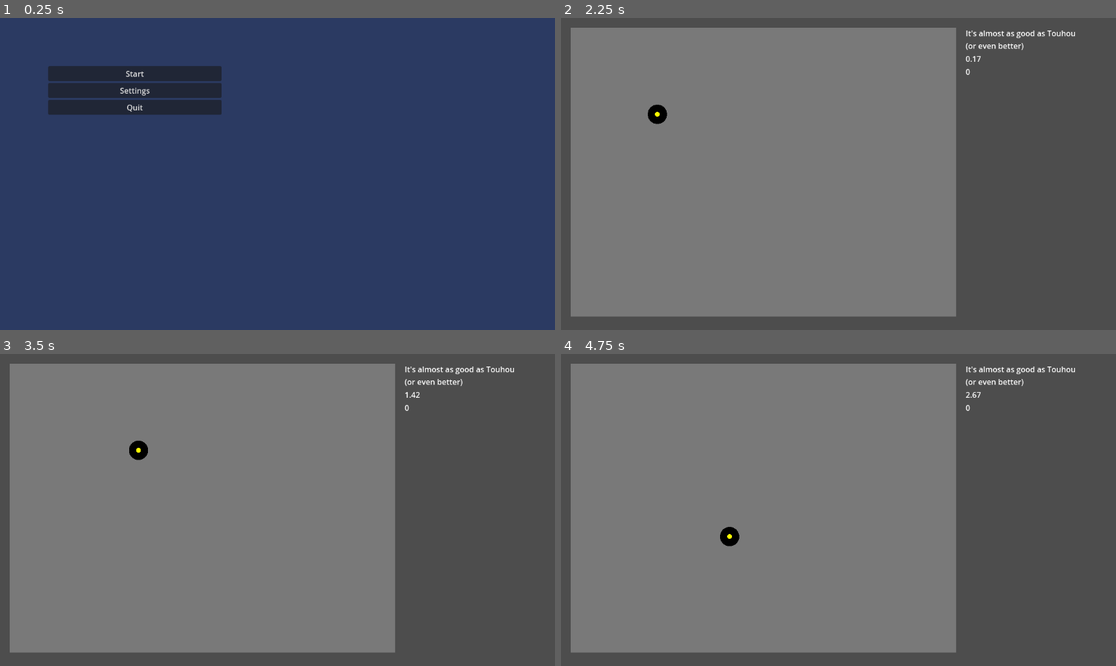
Above: before the commit, frames 1-4 (two rows, left to right).
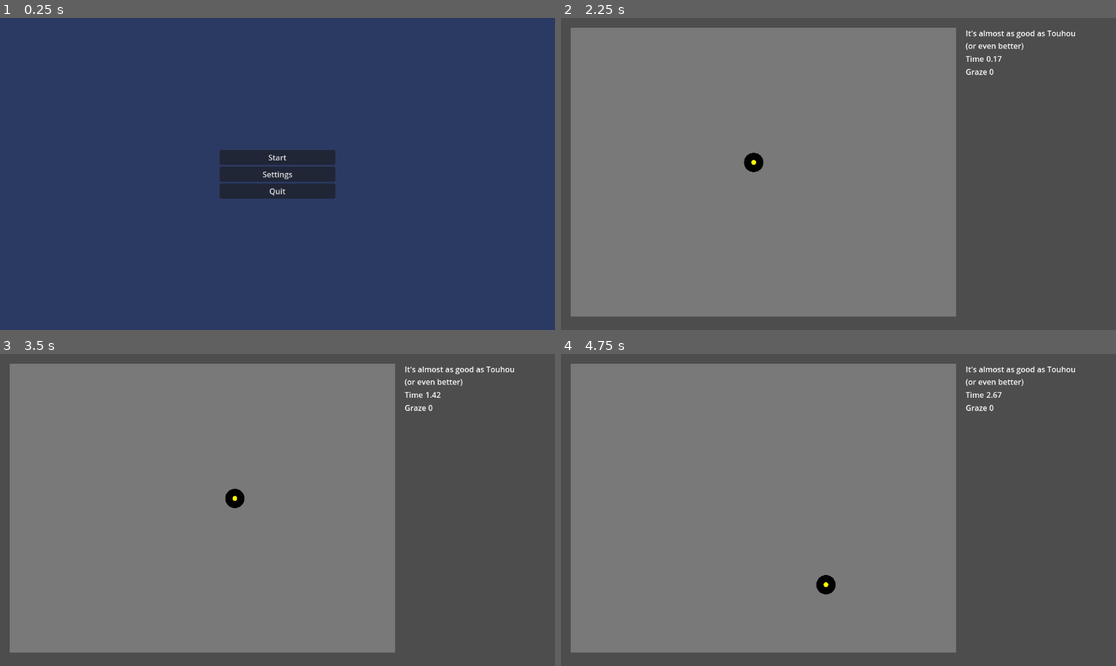
Above: after the commit, the same moments.

Repository: Acithikeih/godot_university_project
Game: Godot game, scene res://scenes/menu.tscn
Same seed, same stepped clock (60 frames per second), same inputs: the game is played once before the commit and once after it.
Inputs:
- Up to frame 1 (0.25 s): no input
- Up to frame 2 (2.25 s): click "Settings" at 0.5 s; click "Back" at 1.25 s; click "Start" at 2 s
- Up to frame 3 (3.5 s): tap Enter at 2.75 s; hold Right (MoveRight) from 2.78 s (still down); hold Shift (Focus) from 2.78 s (still down)
- Up to frame 4 (4.75 s): release Right (MoveRight) at 3.53 s; release Shift (Focus) at 3.53 s; hold Down (MoveDown) 3.53-4.28 s; tap Shift (Focus) at 3.6 s; hold Right (MoveRight) from 4.28 s (still down); hold Shift (Focus) from 4.28 s (still down)

The runs differ from the first frame. In frame 1, 7.4% of the frame differs, in the area x 8-61%, y 15-58%; in frame 2, 0.5%; in frame 3, 0.5%; in frame 4, 0.5%.

Commit message:
Cleanup

Diff:
--- a/scenes/game.tscn
+++ b/scenes/game.tscn
@@ -29,7 +29,7 @@
 position = Vector2(307, 238)
 normal_speed = 250.0
 focused_speed = 125.0
-initial_position = Vector2(200, 200)
+initial_position = Vector2(400, 300)
 graze_radius = 40.0
 player_color = Color(0, 0, 0, 1)
 hitbox_color = Color(1, 1, 0, 1)
@@ -53,11 +53,25 @@
 text = "It's almost as good as Touhou
 (or even better)"
 
-[node name="Time" type="Label" parent="UI/VBoxContainer"]
+[node name="Time" type="HBoxContainer" parent="UI/VBoxContainer"]
+layout_mode = 2
+
+[node name="Key" type="Label" parent="UI/VBoxContainer/Time"]
+layout_mode = 2
+text = "Time"
+
+[node name="Value" type="Label" parent="UI/VBoxContainer/Time"]
 layout_mode = 2
 text = "time"
 
-[node name="Graze" type="Label" parent="UI/VBoxContainer"]
+[node name="Graze" type="HBoxContainer" parent="UI/VBoxContainer"]
+layout_mode = 2
+
+[node name="Key" type="Label" parent="UI/VBoxContainer/Graze"]
+layout_mode = 2
+text = "Graze"
+
+[node name="Value" type="Label" parent="UI/VBoxContainer/Graze"]
 layout_mode = 2
 text = "graze"
 
--- a/scenes/game_over_menu.tscn
+++ b/scenes/game_over_menu.tscn
@@ -19,16 +19,12 @@
 anchor_top = 0.5
 anchor_right = 0.5
 anchor_bottom = 0.5
-offset_left = -20.0
-offset_top = -20.0
-offset_right = 20.0
-offset_bottom = 20.0
+offset_left = -120.0
+offset_top = -42.5
+offset_right = 120.0
+offset_bottom = 42.5
 grow_horizontal = 2
 grow_vertical = 2
-
-[node name="Title" type="Label" parent="VBoxContainer"]
-layout_mode = 2
-text = "you're bad at dodging lol"
 
 [node name="Time" type="HBoxContainer" parent="VBoxContainer"]
 layout_mode = 2
--- a/scenes/menu.tscn
+++ b/scenes/menu.tscn
@@ -21,11 +21,18 @@
 color = Color(0.16862746, 0.22745098, 0.38431373, 1)
 
 [node name="MenuContainer" type="VBoxContainer" parent="."]
-layout_mode = 0
-offset_left = 100.0
-offset_top = 100.0
-offset_right = 460.0
-offset_bottom = 460.0
+layout_mode = 1
+anchors_preset = 8
+anchor_left = 0.5
+anchor_top = 0.5
+anchor_right = 0.5
+anchor_bottom = 0.5
+offset_left = -120.0
+offset_top = -50.5
+offset_right = 120.0
+offset_bottom = 50.5
+grow_horizontal = 2
+grow_vertical = 2
 
 [node name="Start" type="Button" parent="MenuContainer"]
 layout_mode = 2
--- a/scenes/pause_menu.tscn
+++ b/scenes/pause_menu.tscn
@@ -19,17 +19,12 @@
 anchor_top = 0.5
 anchor_right = 0.5
 anchor_bottom = 0.5
-offset_left = -77.5
-offset_top = -64.0
-offset_right = 77.5
-offset_bottom = 64.0
+offset_left = -120.0
+offset_top = -50.5
+offset_right = 120.0
+offset_bottom = 50.5
 grow_horizontal = 2
 grow_vertical = 2
-
-[node name="Label" type="Label" parent="VBoxContainer"]
-layout_mode = 2
-text = "Pause"
-horizontal_alignment = 1
 
 [node name="Resume" type="Button" parent="VBoxContainer"]
 layout_mode = 2
--- a/scenes/settings.tscn
+++ b/scenes/settings.tscn
@@ -14,10 +14,17 @@
 color = Color(0.16862746, 0.22745098, 0.38431373, 1)
 
 [node name="SettingsContainer" type="VBoxContainer" parent="."]
-offset_left = 100.0
-offset_top = 100.0
-offset_right = 460.0
-offset_bottom = 460.0
+anchors_preset = 8
+anchor_left = 0.5
+anchor_top = 0.5
+anchor_right = 0.5
+anchor_bottom = 0.5
+offset_left = -120.0
+offset_top = -96.5
+offset_right = 120.0
+offset_bottom = 96.5
+grow_horizontal = 2
+grow_vertical = 2
 
 [node name="KeyMoveUp" type="HBoxContainer" parent="SettingsContainer"]
 layout_mode = 2
--- a/scripts/game.gd
+++ b/scripts/game.gd
@@ -1,22 +1,24 @@
 extends Node2D
 
+
 @export var play_area_rect = Rect2(20, 20, 800, 600)
+
 
 @onready var background = $Space/Background
 @onready var player = $Space/Clip/Player
 @onready var clip = $Space/Clip
 @onready var projectiles = $Space/Clip/Projectiles
 @onready var source_spawner = $Space/Clip/SourceSpawner
-
-@onready var time_label = $UI/VBoxContainer/Time
-@onready var graze_label = $UI/VBoxContainer/Graze
-
+@onready var time_label = $UI/VBoxContainer/Time/Value
+@onready var graze_label = $UI/VBoxContainer/Graze/Value
 @onready var pause_menu = $PauseMenu
 @onready var game_over_menu = $GameOverMenu
+
 
 var projectile_scene = preload("res://scenes/projectile.tscn")
 var settings_scene = preload("res://scenes/settings.tscn")
 var settings_instance = null
+
 
 func _ready() -> void:
 	# Set background size and position
@@ -42,23 +44,26 @@
 
 	pause_menu.resume_pressed.connect(_on_pause_resume)
 	pause_menu.settings_pressed.connect(_on_pause_settings)
-	pause_menu.exit_pressed.connect(_on_pause_exit)
+	pause_menu.quit_pressed.connect(_on_pause_quit)
 
 	# Connect game over menu signals
-	game_over_menu.exit_pressed.connect(_on_game_over_exit)
+	game_over_menu.quit_pressed.connect(_on_game_over_quit)
 
 	# Start game
 	GameManager.start_game()
 	update_ui()
 
+
 func _process(delta) -> void:
 	if not get_tree().paused:
 		GameManager.update_time(delta)
+
 
 func _input(event) -> void:
 	if event.is_action_pressed("Pause") and settings_instance == null and not pause_menu.visible:
 		pause_menu.show_menu()
 		get_viewport().set_input_as_handled()
+
 
 func spawn_test_projectile() -> void:
 	var projectile = projectile_scene.instantiate()
@@ -75,6 +80,7 @@
 	# Add to container
 	projectiles.add_child(projectile)
 
+
 # Generic spawn function you'll use later
 func spawn_projectile(pos: Vector2, dir: Vector2, projectile_speed: float = 200.0) -> void:
 	var projectile = projectile_scene.instantiate()
@@ -83,26 +89,33 @@
 	projectile.speed = projectile_speed
 	projectiles.add_child(projectile)
 
+
 func _on_player_hit() -> void:
 	GameManager.stop_game()
 	game_over_menu.show_game_over(GameManager.get_time(), GameManager.get_graze_count())
 
+
 func _on_player_grazed() -> void:
 	GameManager.increment_graze()
+
 
 func _on_graze_updated(new_count) -> void:
 	graze_label.text = "%d" % new_count
 
+
 func _on_time_updated(new_time) -> void:
 	time_label.text = "%.2f" % new_time
+
 
 func update_ui() -> void:
 	time_label.text = "%.2f" % GameManager.get_time()
 	graze_label.text = "%d" % GameManager.get_graze_count()
 
+
 func _on_pause_resume() -> void:
-	# Already handled by pause_menu.hide_menu()
+	# handled in pause_menu/_on_resume_pressed
 	pass
+
 
 func _on_pause_settings() -> void:
 	# Hide pause menu temporarily
@@ -116,23 +129,23 @@
 	# Connect back signal
 	settings_instance.back_pressed.connect(_on_settings_back)
 
+
 func _on_settings_back() -> void:
-	# Remove settings
+	# remove settings
 	if settings_instance:
 		settings_instance.queue_free()
 		settings_instance = null
 
-	# Show pause menu again
 	pause_menu.show()
 
-func _on_pause_exit() -> void:
-	# Unpause before changing scene
-	get_tree().paused = false
+
+func _on_pause_quit() -> void:
+	get_tree().paused = false # the game freezes if remains unpaused
 	GameManager.stop_game()
 	SceneManager.change_scene("res://scenes/menu.tscn")
 
-func _on_game_over_exit() -> void:
-	# Unpause before changing scene
-	get_tree().paused = false
+
+func _on_game_over_quit() -> void:
+	get_tree().paused = false # same as above
 	GameManager.stop_game()
 	SceneManager.change_scene("res://scenes/menu.tscn")
--- a/scripts/game_manager.gd
+++ b/scripts/game_manager.gd
@@ -1,31 +1,39 @@
 extends Node
+
 
 var game_time = 0.0
 var graze_count = 0
 var is_playing = false
 
+
 signal graze_updated(new_count)
 signal time_updated(new_time)
+
 
 func start_game() -> void:
 	game_time = 0.0
 	graze_count = 0
 	is_playing = true
 
+
 func stop_game() -> void:
 	is_playing = false
 
+
 func increment_graze() -> void:
 	graze_count += 1
-	emit_signal("graze_updated", graze_count)
+	graze_updated.emit(graze_count)
+
 
 func update_time(delta) -> void:
 	if is_playing:
 		game_time += delta
-		emit_signal("time_updated", game_time)
+		time_updated.emit(game_time)
+
 
 func get_time() -> float:
 	return game_time
 
+
 func get_graze_count() -> int:
 	return graze_count
--- a/scripts/game_over_menu.gd
+++ b/scripts/game_over_menu.gd
@@ -1,30 +1,27 @@
 extends CanvasLayer
 
-@onready var title_label = $VBoxContainer/Title
+
 @onready var time_label = $VBoxContainer/Time/Value
 @onready var graze_label = $VBoxContainer/Graze/Value
-@onready var exit_button = $VBoxContainer/Quit
+@onready var quit_button = $VBoxContainer/Quit
 
-signal exit_pressed
+
+signal quit_pressed
+
 
 func _ready() -> void:
-	# Connect button signal
-	exit_button.pressed.connect(_on_exit_pressed)
-
-	# Hide by default
+	quit_button.pressed.connect(_on_quit_pressed)
 	hide()
-
-	# Make sure this menu works when game is paused
 	process_mode = Node.PROCESS_MODE_ALWAYS
 
+
 func show_game_over(time: float, graze: int) -> void:
-	# Update stats
 	time_label.text = "%.2f" % time
 	graze_label.text = "%d" % graze
 
-	# Show menu
 	show()
 	get_tree().paused = true
 
-func _on_exit_pressed() -> void:
-	emit_signal("exit_pressed")
+
+func _on_quit_pressed() -> void:
+	quit_pressed.emit()
--- a/scripts/input_manager.gd
+++ b/scripts/input_manager.gd
@@ -1,22 +1,17 @@
 extends Node
-
 
 
 const CONFIG_PATH = "res://config/config.cfg"
 var config = ConfigFile.new()
 
 
-# Called when the node enters the scene tree for the first time.
 func _ready() -> void:
 	load_keys()
 
 
-# Called every frame. 'delta' is the elapsed time since the previous frame.
-func _process(delta: float) -> void:
-	pass
-
 func save_keys() -> void:
 	for action in InputMap.get_actions():
+		# skip builtin
 		if action.begins_with("ui_"):
 			continue
 
@@ -29,6 +24,7 @@
 
 	config.save(CONFIG_PATH)
 
+
 func load_keys() -> void:
 	if config.load(CONFIG_PATH) != OK:
 		save_keys()
@@ -38,6 +34,7 @@
 		var keycode = config.get_value("keys", action)
 		rebind_key(action, keycode)
 
+
 func rebind_key(action: String, keycode: int) -> void:
 	InputMap.action_erase_events(action)
 
@@ -45,6 +42,7 @@
 	event.physical_keycode = keycode
 	InputMap.action_add_event(action, event)
 
+
 func get_key(action: String) -> int:
 	var events = InputMap.action_get_events(action)
 	if events.size() > 0 and events[0] is InputEventKey:
--- a/scripts/menu.gd
+++ b/scripts/menu.gd
@@ -1,7 +1,6 @@
 extends Control
 
 
-# Called when the node enters the scene tree for the first time.
 func _ready() -> void:
 	$MenuContainer/Start.pressed.connect(_on_start_pressed)
 	$MenuContainer/Settings.pressed.connect(_on_settings_pressed)
@@ -11,8 +10,10 @@
 func _on_start_pressed() -> void:
 	SceneManager.change_scene("res://scenes/game.tscn")
 
+
 func _on_settings_pressed() -> void:
 	SceneManager.change_scene("res://scenes/settings.tscn")
 
+
 func _on_quit_pressed() -> void:
 	get_tree().quit()
--- a/scripts/pause_menu.gd
+++ b/scripts/pause_menu.gd
@@ -3,43 +3,46 @@
 
 @onready var resume_button = $VBoxContainer/Resume
 @onready var settings_button = $VBoxContainer/Settings
-@onready var exit_button = $VBoxContainer/Quit
+@onready var quit_button = $VBoxContainer/Quit
+
 
 signal resume_pressed
 signal settings_pressed
-signal exit_pressed
+signal quit_pressed
+
 
 func _ready() -> void:
-	# Connect button signals
 	resume_button.pressed.connect(_on_resume_pressed)
 	settings_button.pressed.connect(_on_settings_pressed)
-	exit_button.pressed.connect(_on_exit_pressed)
+	quit_button.pressed.connect(_on_quit_pressed)
+	hide() # hidden by default
+	process_mode = Node.PROCESS_MODE_ALWAYS # to bypass get_tree().paused
 
-	# Hide by default
-	hide()
-
-	# Make sure this menu works when game is paused
-	process_mode = Node.PROCESS_MODE_ALWAYS
 
 func _input(event) -> void:
 	if visible and event.is_action_pressed("Pause"):
 		_on_resume_pressed()
-		get_viewport().set_input_as_handled()
+		get_viewport().set_input_as_handled() # to block ui action
+
 
 func show_menu() -> void:
 	show()
 	get_tree().paused = true
 
+
 func hide_menu() -> void:
 	hide()
 	get_tree().paused = false
 
+
 func _on_resume_pressed() -> void:
 	hide_menu()
-	emit_signal("resume_pressed")
+	resume_pressed.emit()
+
 
 func _on_settings_pressed() -> void:
-	emit_signal("settings_pressed")
+	settings_pressed.emit()
 
-func _on_exit_pressed() -> void:
-	emit_signal("exit_pressed")
+
+func _on_quit_pressed() -> void:
+	quit_pressed.emit()
--- a/scripts/player.gd
+++ b/scripts/player.gd
@@ -1,35 +1,49 @@
 extends Area2D
 
-# Movement speeds
+
+enum MovementHorizontal {
+	LEFT,
+	RIGHT,
+	NONE,
+}
+
+
+enum MovementVertical {
+	UP,
+	DOWN,
+	NONE,
+}
+
+
 @export var normal_speed = 200.0
 @export var focused_speed = 100.0
-
-# Play area bounds (you can adjust these)
 @export var play_area = Rect2()
 @export var initial_position = Vector2(50, 50)
-
 @export var player_radius = 20.0
 @export var hitbox_radius = 5.0
 @export var graze_radius = 30.0
 @export var player_color = Color.MAGENTA
 @export var hitbox_color = Color.RED
 
+
 var current_speed = normal_speed
-# Track most recent keys
-var last_horizontal = ""  # "left" or "right"
-var last_vertical = ""    # "up" or "down"
+var last_horizontal = MovementHorizontal.NONE
+var last_vertical = MovementVertical.NONE
+
 
 @onready var graze_area = $GrazeArea
 
+
 signal player_hit
 signal player_grazed
+
 
 func _draw() -> void:
 	draw_circle(Vector2.ZERO, player_radius, player_color)
 	draw_circle(Vector2.ZERO, hitbox_radius, hitbox_color)
 
+
 func _ready() -> void:
-	# Position player at center of play area
 	$CollisionShape2D.scale = Vector2(hitbox_radius / player_radius, hitbox_radius / player_radius)
 	$GrazeArea/CollisionShape2D.scale = Vector2(graze_radius / player_radius, graze_radius / player_radius)
 	global_position = Vector2(play_area.position.x + initial_position.x, play_area.position.y + initial_position.y)
@@ -37,99 +51,97 @@
 	area_entered.connect(_on_projectile_hit)
 	graze_area.area_entered.connect(_on_projectile_grazed)
 
+
 func _on_projectile_hit(projectile) -> void:
-	# Player was hit - game over
-	emit_signal("player_hit")
+	player_hit.emit()
+
 
 func _on_projectile_grazed(projectile) -> void:
-	# Check if this projectile has already been grazed
 	if projectile.has_method("is_grazed") and not projectile.is_grazed():
 		projectile.mark_as_grazed()
-		emit_signal("player_grazed")
+		player_grazed.emit()
+
 
 func _input(event) -> void:
 	if event.is_action_pressed("MoveLeft"):
-		last_horizontal = "left"
+		last_horizontal = MovementHorizontal.LEFT
 	elif event.is_action_pressed("MoveRight"):
-		last_horizontal = "right"
-	elif event.is_action_released("MoveLeft") and last_horizontal == "left":
-		# If releasing left and right is still held, switch to right
+		last_horizontal = MovementHorizontal.RIGHT
+	elif event.is_action_released("MoveLeft") and last_horizontal == MovementHorizontal.LEFT:
+		# if releasing left and right is still held switch to right
 		if Input.is_action_pressed("MoveRight"):
-			last_horizontal = "right"
+			last_horizontal = MovementHorizontal.RIGHT
 		else:
-			last_horizontal = ""
-	elif event.is_action_released("MoveRight") and last_horizontal == "right":
-		# If releasing right and left is still held, switch to left
+			last_horizontal = MovementHorizontal.NONE
+	elif event.is_action_released("MoveRight") and last_horizontal == MovementHorizontal.RIGHT:
+		# and vice versa
 		if Input.is_action_pressed("MoveLeft"):
-			last_horizontal = "left"
+			last_horizontal = MovementHorizontal.LEFT
 		else:
-			last_horizontal = ""
+			last_horizontal = MovementHorizontal.NONE
 
 	if event.is_action_pressed("MoveUp"):
-		last_vertical = "up"
+		last_vertical = MovementVertical.UP
 	elif event.is_action_pressed("MoveDown"):
-		last_vertical = "down"
-	elif event.is_action_released("MoveUp") and last_vertical == "up":
-		# If releasing up and down is still held, switch to down
+		last_vertical = MovementVertical.DOWN
+	elif event.is_action_released("MoveUp") and last_vertical == MovementVertical.UP:
+		# if releasing up and down is still held switch to down
 		if Input.is_action_pressed("MoveDown"):
-			last_vertical = "down"
+			last_vertical = MovementVertical.DOWN
 		else:
-			last_vertical = ""
-	elif event.is_action_released("MoveDown") and last_vertical == "down":
-		# If releasing down and up is still held, switch to up
+			last_vertical = MovementVertical.NONE
+	elif event.is_action_released("MoveDown") and last_vertical == MovementVertical.DOWN:
+		# and vice versa
 		if Input.is_action_pressed("MoveUp"):
-			last_vertical = "up"
+			last_vertical = MovementVertical.UP
 		else:
-			last_vertical = ""
+			last_vertical = MovementVertical.NONE
+
 
 func _process(delta) -> void:
 	var velocity = Vector2.ZERO
 
-	# Use the most recently pressed direction
-	if last_horizontal == "left":
+	if last_horizontal == MovementHorizontal.LEFT:
 		velocity.x = -1
-	elif last_horizontal == "right":
+	elif last_horizontal == MovementHorizontal.RIGHT:
 		velocity.x = 1
 
-	if last_vertical == "up":
+	if last_vertical == MovementVertical.UP:
 		velocity.y = -1
-	elif last_vertical == "down":
+	elif last_vertical == MovementVertical.DOWN:
 		velocity.y = 1
 
-	# Normalize diagonal movement so it's not faster
+	# normalization for uniform velocity
 	if velocity.length() > 0:
 		velocity = velocity.normalized()
 
-	# Check if focused (slow movement)
 	if Input.is_action_pressed("Focus"):
 		current_speed = focused_speed
 	else:
 		current_speed = normal_speed
 
-	# Apply movement
 	global_position += velocity * current_speed * delta
 
-	# Clamp position to play area bounds
 	global_position.x = clamp(global_position.x, play_area.position.x, play_area.position.x + play_area.size.x)
 	global_position.y = clamp(global_position.y, play_area.position.y, play_area.position.y + play_area.size.y)
 
+# to avoid movement after unpausing when no keys pressed
 func _notification(what) -> void:
 	if what == NOTIFICATION_PAUSED or what == NOTIFICATION_UNPAUSED:
-		# Reset movement state when pausing/unpausing
 		reset_movement_state()
 
+
 func reset_movement_state() -> void:
-	# Check actual key states and update movement
 	if Input.is_action_pressed("MoveLeft"):
-		last_horizontal = "left"
+		last_horizontal = MovementHorizontal.LEFT
 	elif Input.is_action_pressed("MoveRight"):
-		last_horizontal = "right"
+		last_horizontal = MovementHorizontal.RIGHT
 	else:
-		last_horizontal = ""
+		last_horizontal = MovementHorizontal.NONE
 
 	if Input.is_action_pressed("MoveUp"):
-		last_vertical = "up"
+		last_vertical = MovementVertical.UP
 	elif Input.is_action_pressed("MoveDown"):
-		last_vertical = "down"
+		last_vertical = MovementVertical.DOWN
 	else:
-		last_vertical = ""
+		last_vertical = MovementVertical.NONE
--- a/scripts/projectile.gd
+++ b/scripts/projectile.gd
@@ -1,39 +1,46 @@
 extends Area2D
+
 
 @export var speed = 200.0
 @export var projectile_radius = 20.0
 @export var projectile_color = Color.RED
 @export var hitbox_radius = 5.0
 
-var direction = Vector2.DOWN  # Default direction
-var has_grazed = false  # Track if this projectile has been grazed
+
+var direction = Vector2.DOWN
+var has_grazed = false
+
 
 func _ready() -> void:
 	$CollisionShape2D.scale = Vector2(hitbox_radius / projectile_radius, hitbox_radius / projectile_radius)
-	collision_layer = 2  # Projectile layer
+	collision_layer = 2 # projectile layer
 	collision_mask = 5
 
+
 func _draw() -> void:
-	# Draw filled circle
 	draw_circle(Vector2.ZERO, projectile_radius, projectile_color)
 
+
 func _process(delta) -> void:
-	# Move in the set direction
 	global_position += direction * speed * delta
 
-	# Delete if far outside play area (cleanup)
+	# cleanup
 	if global_position.length() > 2000:
 		queue_free()
 
+
 func set_direction(new_direction: Vector2) -> void:
 	direction = new_direction.normalized()
+
 
 func set_velocity(velocity: Vector2) -> void:
 	direction = velocity.normalized()
 	speed = velocity.length()
 
+
 func is_grazed() -> bool:
 	return has_grazed
 
+
 func mark_as_grazed() -> void:
 	has_grazed = true
--- a/scripts/projectile_source.gd
+++ b/scripts/projectile_source.gd
@@ -1,4 +1,5 @@
 extends Node2D
+
 
 enum PatternType {
 	CIRCULAR,
@@ -7,6 +8,7 @@
 	BURST,
 	RING
 }
+
 
 @export var pattern_type: PatternType = PatternType.CIRCULAR
 @export var projectile_speed = 150.0
@@ -17,13 +19,16 @@
 @export var total_waves = 5  # How many waves before despawning
 @export var lifetime = 10.0  # Auto-despawn after this time
 
+
 var projectile_scene = preload("res://scenes/projectile.tscn")
 var player: Node2D = null
 var waves_fired = 0
 var current_angle = 0.0
 var position_offset = Vector2(0.0, 0.0)
 
+
 @onready var wave_timer = Timer.new()
+
 
 func _ready() -> void:
 	# Setup timer
@@ -36,16 +41,20 @@
 	queue_free()
 	queue_redraw()
 
+
 func _draw() -> void:
 	draw_circle(position_offset, 4.0, Color.WHITE)
 
+
 func set_player_reference(p: Node2D) -> void:
 	player = p
+
 
 func _process(delta) -> void:
 	# Update angle for spiral patterns
 	if pattern_type == PatternType.SPIRAL:
 		current_angle += rotation_speed * delta
+
 
 func _on_wave_timer_timeout() -> void:
 	fire_pattern()
@@ -56,6 +65,7 @@
 		wave_timer.stop()
 		await get_tree().create_timer(2.0).timeout  # Wait a bit before despawning
 		queue_free()
+
 
 func fire_pattern() -> void:
 	match pattern_type:
@@ -70,11 +80,13 @@
 		PatternType.RING:
 			fire_ring()
 
+
 func fire_circular() -> void:
 	# Fire projectiles in all directions
 	for i in range(shots_per_wave):
 		var angle = (i / float(shots_per_wave)) * TAU
 		spawn_projectile(angle)
+
 
 func fire_aimed() -> void:
 	# Fire projectiles aimed at player
@@ -89,11 +101,13 @@
 		var offset = (i / float(shots_per_wave - 1) - 0.5) * spread
 		spawn_projectile(base_angle + offset)
 
+
 func fire_spiral() -> void:
 	# Fire projectiles in a rotating pattern
 	for i in range(shots_per_wave):
 		var angle = current_angle + (i / float(shots_per_wave)) * TAU
 		spawn_projectile(angle)
+
 
 func fire_burst() -> void:
 	# Fire multiple waves in quick succession
@@ -103,12 +117,14 @@
 			var angle = (i / float(shots_per_wave / 3)) * TAU + wave * 0.2
 			spawn_projectile(angle)
 
+
 func fire_ring() -> void:
 	# Fire a dense ring of projectiles
 	var num_projectiles = shots_per_wave * 2
 	for i in range(num_projectiles):
 		var angle = (i / float(num_projectiles)) * TAU
 		spawn_projectile(angle)
+
 
 func spawn_projectile(angle: float) -> void:
 	var projectile = projectile_scene.instantiate()
--- a/scripts/settings.gd
+++ b/scripts/settings.gd
@@ -4,9 +4,11 @@
 var awaiting_input = false
 var current_action = ""
 var previous_key = 0
-var came_from_game = false  # Track if we came from in-game
+var came_from_game = false
+
 
 signal back_pressed
+
 
 @onready var key_buttons = {
 	"MoveUp": $SettingsContainer/KeyMoveUp/Button,
@@ -18,10 +20,7 @@
 }
 
 
-# Called when the node enters the scene tree for the first time.
 func _ready() -> void:
-
-
 	update_key_labels()
 
 	for action in key_buttons:
@@ -29,11 +28,9 @@
 
 	$SettingsContainer/Back.pressed.connect(_on_back_pressed)
 
-	# Check if game is paused (came from in-game)
-	came_from_game = get_tree().paused
+	came_from_game = get_tree().paused # if game paused then settings menu was accesed through pause menu
 	if came_from_game:
 		process_mode = Node.PROCESS_MODE_ALWAYS
-
 
 
 func update_key_labels() -> void:
@@ -64,28 +61,19 @@
 	if event is InputEventKey and event.pressed:
 		var key = event.physical_keycode if event.physical_keycode != 0 else event.keycode
 
-		if is_key_used(key, current_action):
-			key_buttons[current_action].text = OS.get_keycode_string(previous_key)
-
-			awaiting_input = false
-			current_action = ""
-			get_viewport().set_input_as_handled()
-
-		InputManager.rebind_key(current_action, key)
-		InputManager.save_keys()
+		if not is_key_used(key, current_action):
+			InputManager.rebind_key(current_action, key)
+			InputManager.save_keys()
 
 		update_key_labels()
 
 		awaiting_input = false
 		current_action = ""
-
-		# without that ui action activets after rebinding
-		get_viewport().set_input_as_handled()
+		get_viewport().set_input_as_handled() # without that ui action activets after rebinding
 
 
 func _on_back_pressed() -> void:
 	if came_from_game:
-		emit_signal("back_pressed")
+		back_pressed.emit()
 	else:
-		# Return to main menu
 		SceneManager.change_scene("res://scenes/menu.tscn")
--- a/scripts/source_spawner.gd
+++ b/scripts/source_spawner.gd
@@ -1,4 +1,5 @@
 extends Node2D
+
 
 @export var play_area_size = Vector2(800, 600)
 @export var play_area_position = Vector2(20, 20)
@@ -7,11 +8,14 @@
 @export var spawn_interval_max = 5.0
 @export var enabled = true
 
+
 var source_scene = preload("res://scripts/projectile_source.gd")
 var player: Node2D = null
 var projectile_container: Node2D = null
 
+
 @onready var spawn_timer = Timer.new()
+
 
 func _ready() -> void:
 	# Setup spawn timer
@@ -19,23 +23,29 @@
 	spawn_timer.timeout.connect(_on_spawn_timer_timeout)
 	start_spawning()
 
+
 func set_player_reference(p: Node2D) -> void:
 	player = p
 
+
 func set_projectile_container(container: Node2D) -> void:
 	projectile_container = container
+
 
 func start_spawning() -> void:
 	if enabled:
 		spawn_timer.start(randf_range(spawn_interval_min, spawn_interval_max))
 
+
 func stop_spawning() -> void:
 	spawn_timer.stop()
+
 
 func _on_spawn_timer_timeout() -> void:
 	spawn_random_source()
 	# Set next spawn time randomly
 	spawn_timer.start(randf_range(spawn_interval_min, spawn_interval_max))
+
 
 func spawn_random_source() -> void:
 	if not player or not projectile_container:
@@ -63,6 +73,7 @@
 	projectile_container.add_child(source)
 	source.set_player_reference(player)
 
+
 func get_safe_spawn_position() -> Vector2:
 	var max_attempts = 20
 	var spawn_pos = Vector2.ZERO
@@ -82,6 +93,7 @@
 	# Fallback: spawn at edge
 	return Vector2(play_area_size.x / 2, 0)
 
+
 func get_random_color() -> Color:
 	var colors = [
 		Color.RED,
